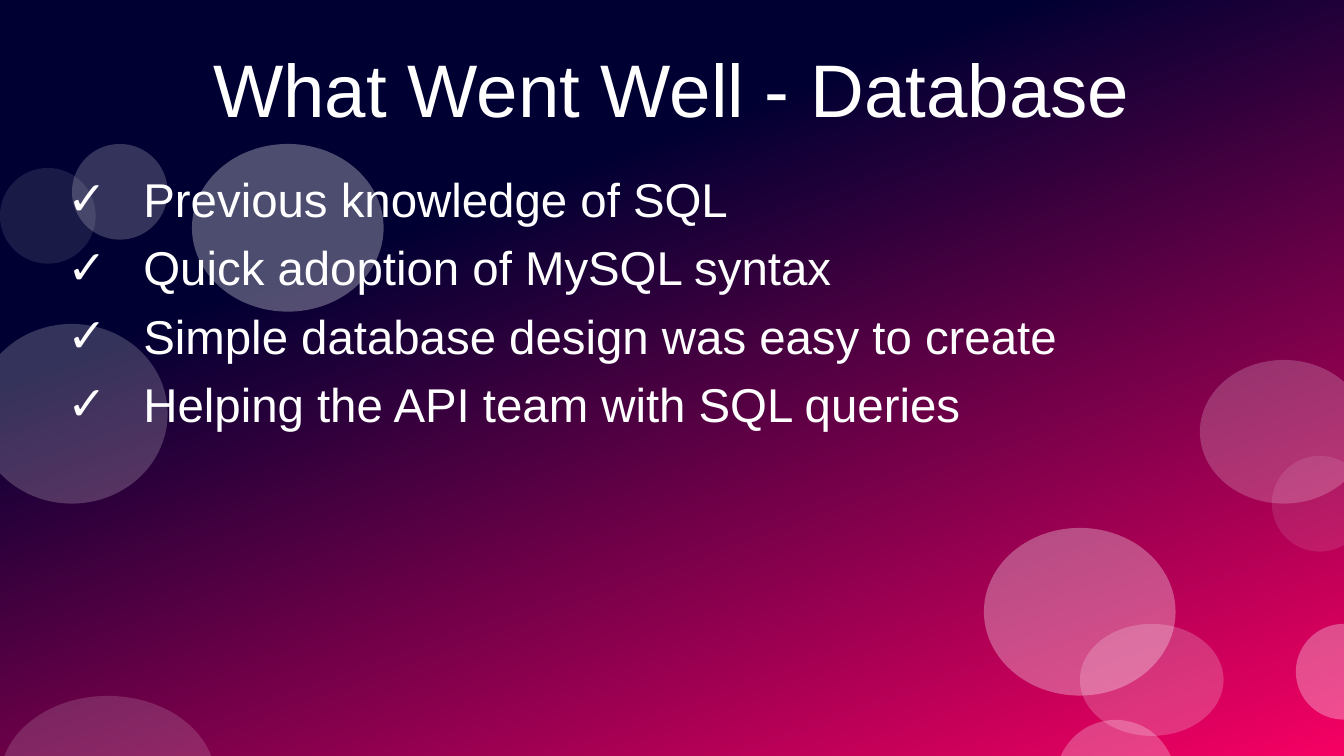
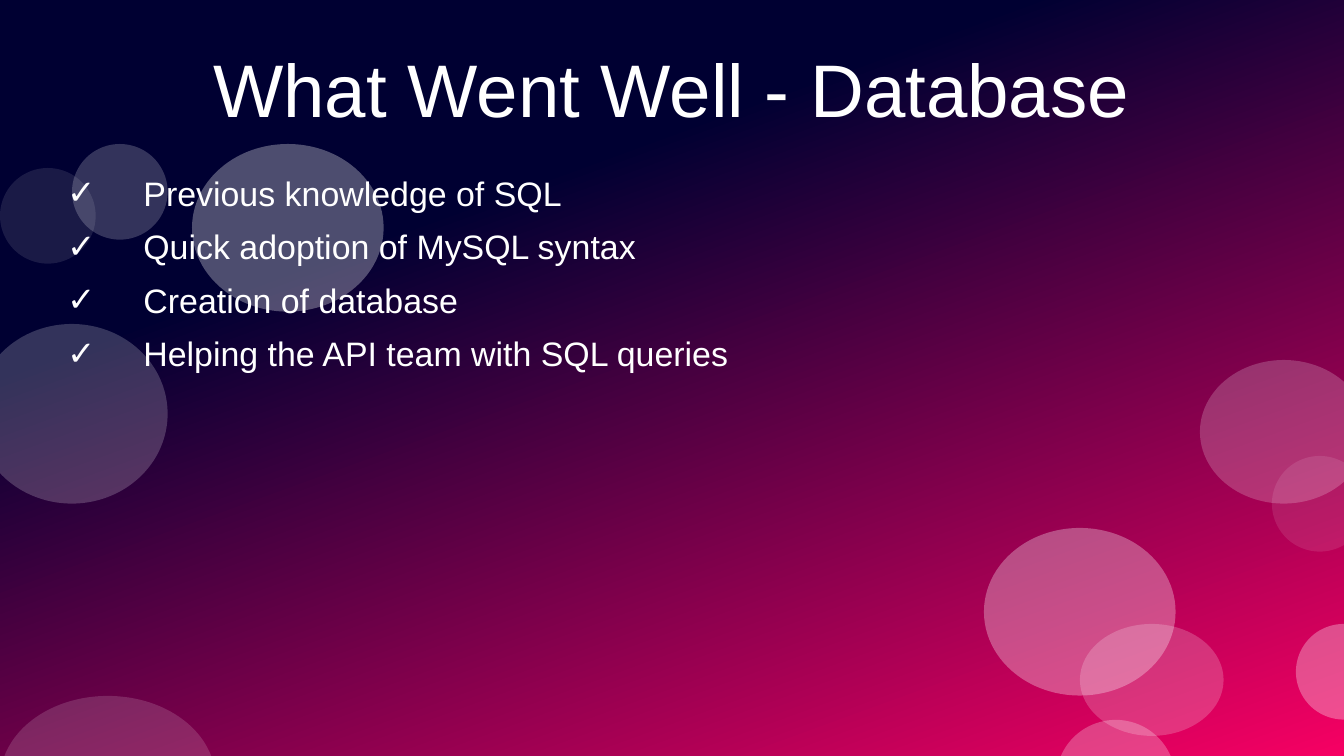
Before and after one commit to PrototypeProto/COP_4331_Small-Project, a slide deck: slide 11 of Pres.pptx. Drawn at 1344x756 pixels with LibreOffice and Linux fonts; fonts in the diff are those of the drawing. Boxes give left, top, right and bottom in pixels: in the first picture for what was removed or moved away, otherwise in the second. Text is boxed around its words. In the diff, an @@ line names an element or a change of style, - is before the commit and + after.

```diff
--- a/Pres.pptx
+++ b/Pres.pptx
@@ subtitle at [143,178,728,373]: size 28 to 20 pt in "Previous knowledge of SQL", "Quick adoption of MySQL syntax", "Helping the API team with SQL queries"; indent changed @@
@@ subtitle at [143,285,458,319]: text changed; size 28 to 20 pt @@
-✓ Simple database design was easy to create
+✓ Creation of database
```
Also in this commit, not shown: 14 other slides changed, 2 slides added, 2 slides removed.
